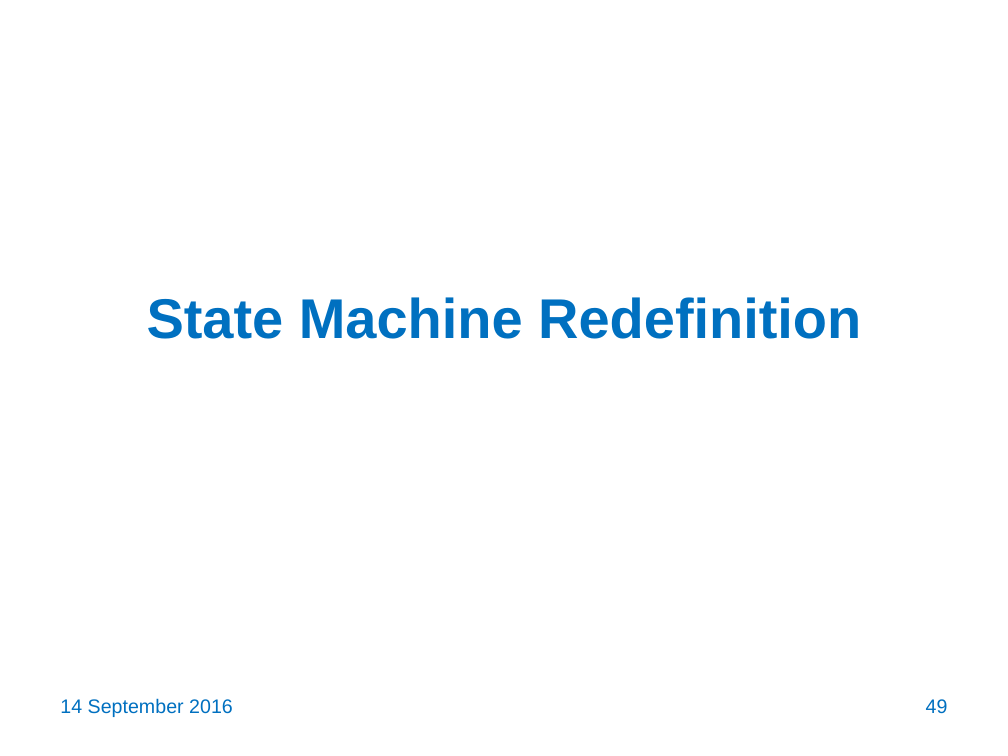
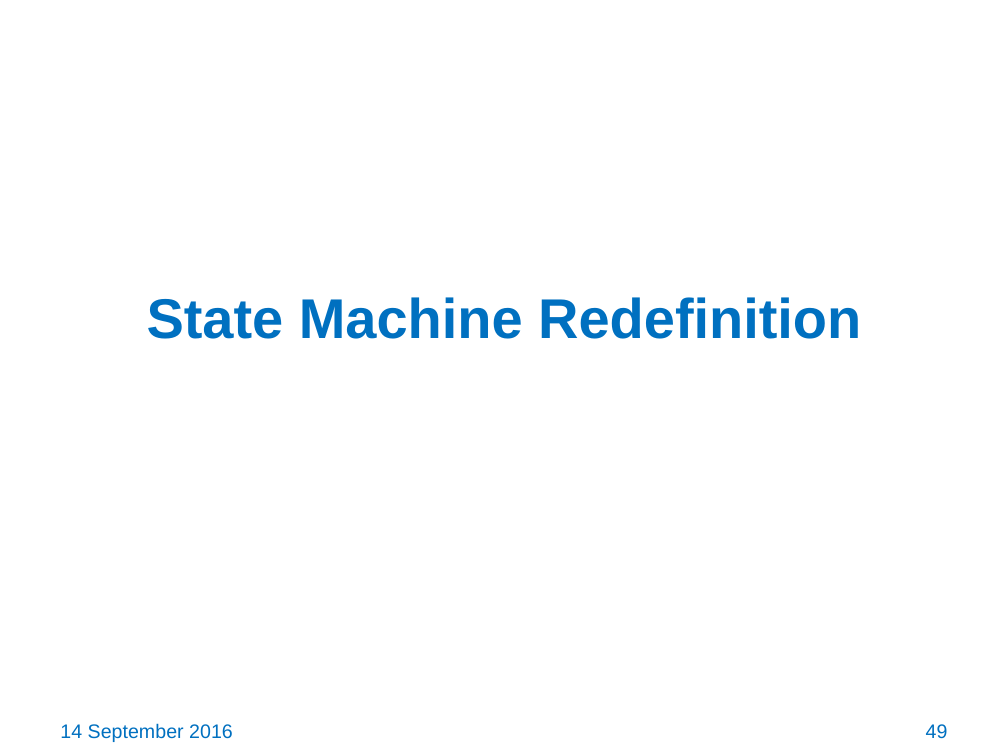
Before and after one commit to ModelDriven/PSSM, a slide deck: slide 49 of Presentations/201609-Chicago-Meeting/PSSM-initial-submission-update.pptx. Drawn at 1008x756 pixels with LibreOffice and Linux fonts; fonts in the diff are those of the drawing. Boxes give left, top, right and bottom in pixels: in the first picture for what was removed or moved away, otherwise in the second. Text is boxed around its words. In the diff, an @@ line names an element or a change of style, - is before the commit and + after.

```diff
--- a/Presentations/201609-Chicago-Meeting/PSSM-initial-submission-update.pptx
+++ b/Presentations/201609-Chicago-Meeting/PSSM-initial-submission-update.pptx
@@ text "14 September 2016": place and size @@
-text "14 September 2016" at [60, 698, 233, 717]
+text "14 September 2016" at [60, 723, 233, 742]
@@ page number: place and size @@
-page number at [926, 699, 948, 714]
+page number at [926, 724, 948, 739]
```
Also in this commit, not shown: 6 other slides changed.
